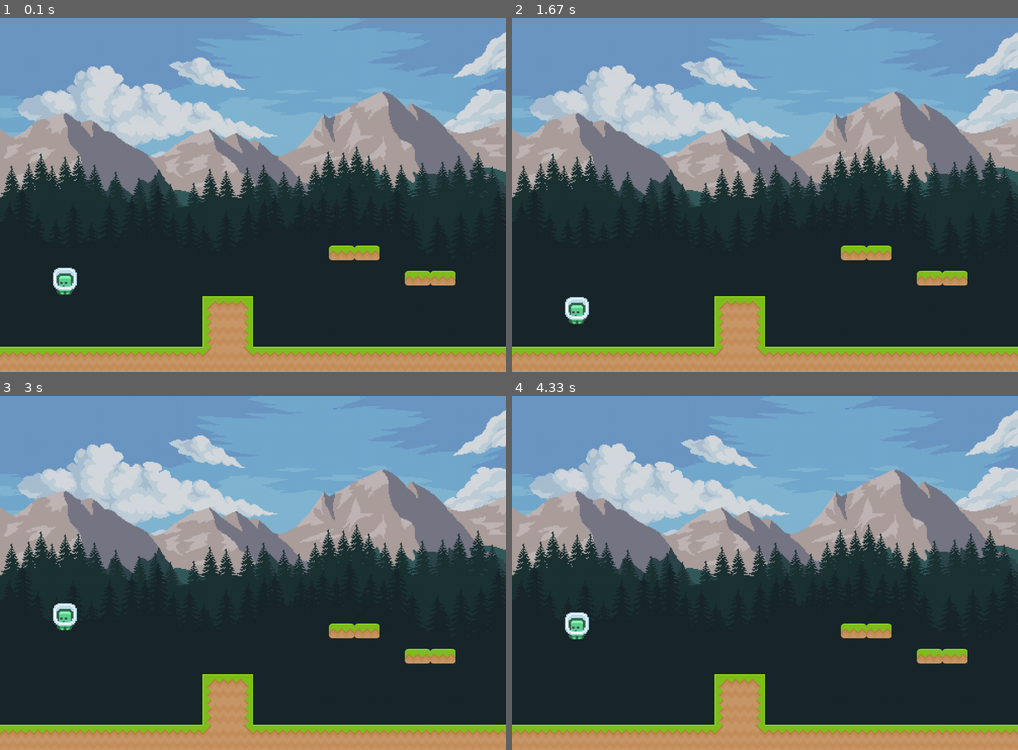
Above: before the commit, frames 1-4 (two rows, left to right).
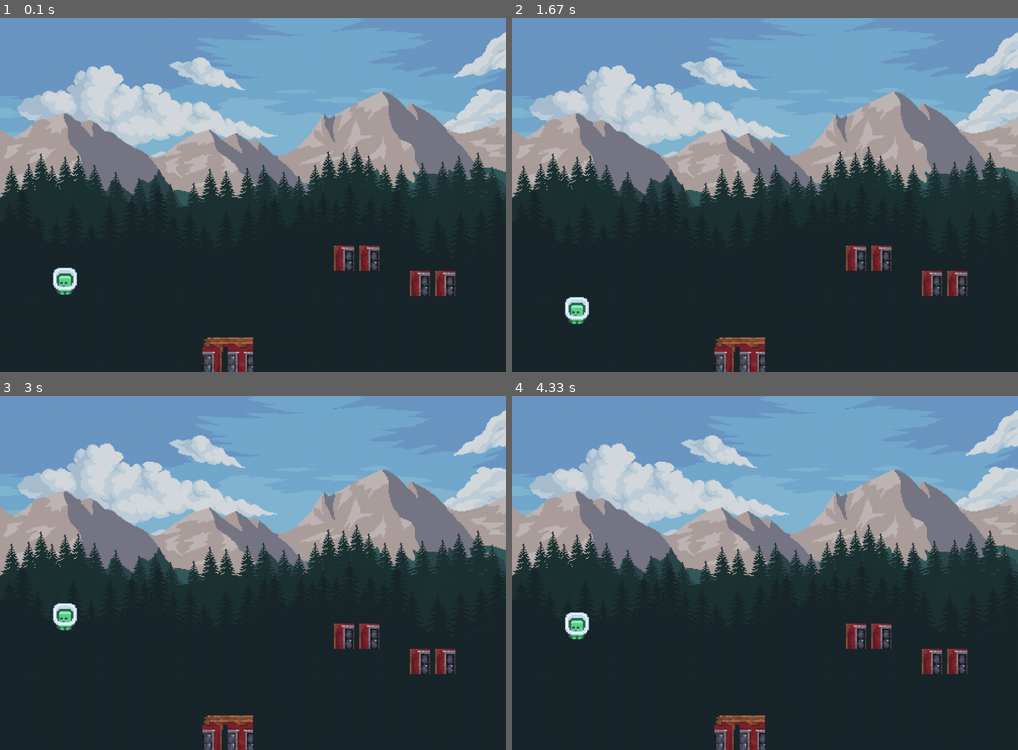
Above: after the commit, the same moments.

Repository: SaucisseRoyale/GTECH1-MINI-STUDIO-Groupe-2
Game: pygame game, started from World copy.py
Same seed, same stepped clock (60 frames per second), same inputs: the game is played once before the commit and once after it.
Inputs:
- Up to frame 1 (0.1 s): no input
- Up to frame 2 (1.67 s): tap Space at 0.33, 0.73, 1.03, 1.23, 1.57 s
- Up to frame 3 (3 s): tap Space at 1.87, 2.07, 2.37, 2.63 s
- Up to frame 4 (4.33 s): tap Space at 3.4, 3.8, 4.1 s

The runs differ from the first frame. In frame 1, 9.8% of the frame differs, in the area x 0-100%, y 64-100%; in frame 2, 9.8%; in frame 3, 9.8%; in frame 4, 9.8%.

Commit message:
infinite tile entry

Diff:
--- a/World copy.py
+++ b/World copy.py
@@ -90,54 +90,18 @@
         self.width = len(data[0]) * tile_size
         self.height = len(data) * tile_size
 
-        dirt_img = pygame.image.load("img/grass/0.png").convert_alpha()
-        grass_img = pygame.image.load("img/grass/1.png").convert_alpha()
-        left_grass_corner_img = pygame.image.load("img/grass/2.png").convert_alpha()
-        right_grass_corner_img = pygame.image.load("img/grass/3.png").convert_alpha()
-        left_grass_img = pygame.image.load("img/grass/4.png").convert_alpha()
-        right_grass_img = pygame.image.load("img/grass/5.png").convert_alpha()
-        dirt2_img = pygame.image.load("img/grass/6.png").convert_alpha()
-        left_bottom_grass_corner_img = pygame.image.load("img/grass/7.png").convert_alpha()
-        right_bottom_grass_corner_img = pygame.image.load("img/grass/8.png").convert_alpha()
-        left10 = pygame.image.load("img/grass/9.png").convert_alpha()
-        right11 = pygame.image.load("img/grass/10.png").convert_alpha()
-        jsp12 = pygame.image.load("img/grass/11.png").convert_alpha()
-        tile13 = pygame.image.load("img/grass/12.png").convert_alpha()
-        tile14 = pygame.image.load("img/grass/13.png").convert_alpha()
-        tile15 = pygame.image.load("img/grass/14.png").convert_alpha()
-        tile16 = pygame.image.load("img/grass/15.png").convert_alpha()
-        tile17 = pygame.image.load("img/grass/16.png").convert_alpha()
-        tile18 = pygame.image.load("img/grass/17.png").convert_alpha()
-        tile19 = pygame.image.load("img/grass/18.png").convert_alpha()
-        tile20 = pygame.image.load("img/grass/19.png").convert_alpha()
-        tile21 = pygame.image.load("img/grass/20.png").convert_alpha()
-        tile22 = pygame.image.load("img/grass/21.png").convert_alpha()
-
-        self.tile_images = {
-            0: dirt_img,
-            1: grass_img,
-            2: left_grass_corner_img,
-            3: right_grass_corner_img,
-            4: left_grass_img,
-            5: right_grass_img,
-            6: dirt2_img,
-            7: left_bottom_grass_corner_img,
-            8: right_bottom_grass_corner_img,
-            9: left10,
-            10: right11,
-            11: jsp12,
-            12 : tile13,
-            13 : tile14,
-            14 : tile15,
-            15 : tile16,
-            16 : tile17,
-            17 : tile18,
-            18 : tile19,
-            19 : tile20,
-            20 : tile21,
-            21 : tile22,
-        }
-
+        # Déclaration d'un dictionnaire pour stocker les images des tuiles
+        tile_images = {}
+
+        # Boucle pour charger les tuiles de 0 à 155
+        for i in range(156):
+            # Chargement de l'image et ajout au dictionnaire avec la clé correspondante
+            tile_images[i] = pygame.image.load(f"img/Cutted/{i}.png").convert_alpha()
+
+        # Initialisation de self.tile_images avec le dictionnaire des tuiles chargées
+        self.tile_images = tile_images
+
+        # Boucle pour traiter les données des tuiles
         row_count = 0
         for row in data:
             col_count = 0
@@ -152,6 +116,7 @@
                     self.tile_list.append(tile_data)
                 col_count += 1
             row_count += 1
+
 
     def draw(self, camera):
         for tile in self.tile_list:
@@ -253,7 +218,7 @@
 
 
 
-file_path = 'C:/Users/zcolucci/Documents/GitHub/GTECH1-MINI-STUDIO-Groupe-2/map/2map.txt'
+file_path = 'C:/Users/zian/Documents/GitHub/GTECH1-MINI-STUDIO-Groupe-2/map/2map.txt'
 
 with open(file_path, 'r') as file:
     world_data = [list(map(int, line.strip().split(','))) for line in file]
Empty file removed: cut.py
Binary file added: img/Cutted/0.png
Binary file added: img/Cutted/1.png
Binary file added: img/Cutted/10.png
Binary file added: img/Cutted/100.png
Binary file added: img/Cutted/101.png
Binary file added: img/Cutted/102.png
Binary file added: img/Cutted/103.png
Binary file added: img/Cutted/104.png
Binary file added: img/Cutted/105.png
Binary file added: img/Cutted/106.png
Binary file added: img/Cutted/107.png
(and 145 more such lines)
